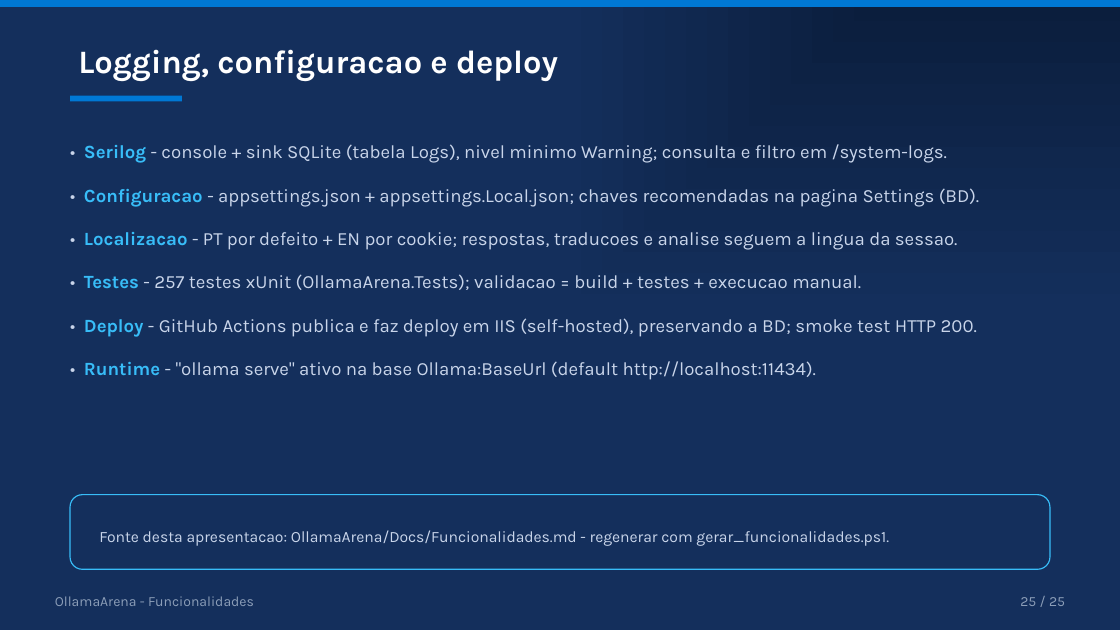
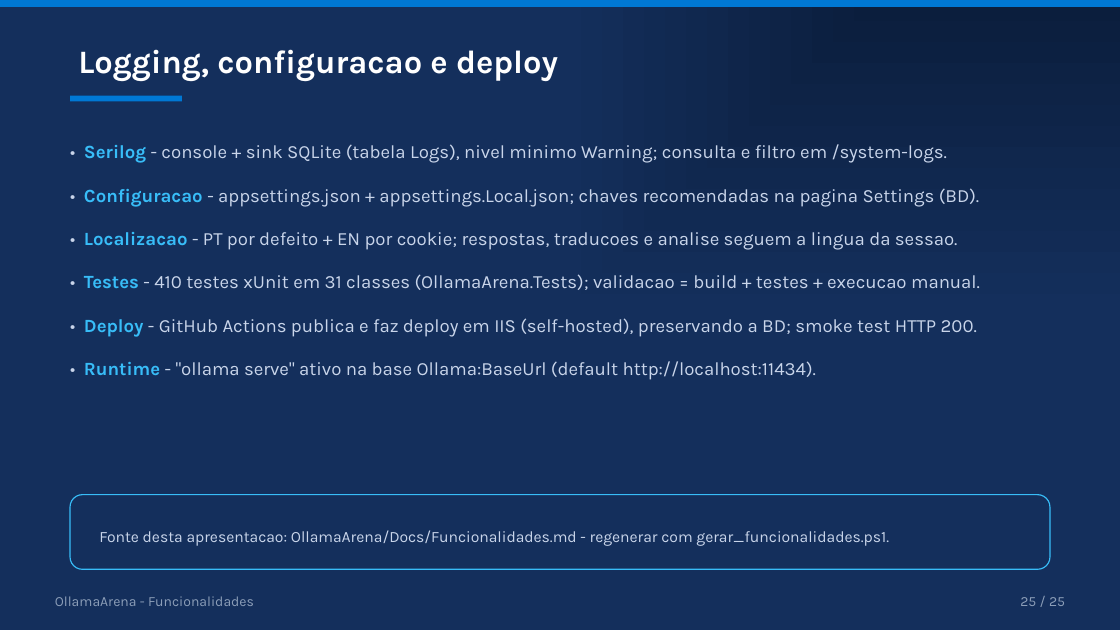
Before and after one commit to fauxtix/OllamaArena, a slide deck: slide 25 of OllamaArena/Docs/Funcionalidades.pptx. Drawn at 1120x630 pixels with LibreOffice and Linux fonts; fonts in the diff are those of the drawing. Boxes give left, top, right and bottom in pixels: in the first picture for what was removed or moved away, otherwise in the second. Text is boxed around its words. In the diff, an @@ line names an element or a change of style, - is before the commit and + after.

Commit message:
Settings com campo de pesquisa a 50% e docs/decks alinhados (410 testes em 31 classes, inventario da pasta Docs, secao de decks de documentacao nos READMEs); Funcionalidades.pptx regenerado

```diff
--- a/OllamaArena/Docs/Funcionalidades.pptx
+++ b/OllamaArena/Docs/Funcionalidades.pptx
@@ text at [84, 274, 980, 290]: text changed @@
-• Testes - 257 testes xUnit (OllamaArena.Tests); validacao = build + testes + execucao manual.
+• Testes - 410 testes xUnit em 31 classes (OllamaArena.Tests); validacao = build + testes + execucao manual.
```
Also in this commit, not shown: 7 other files.
